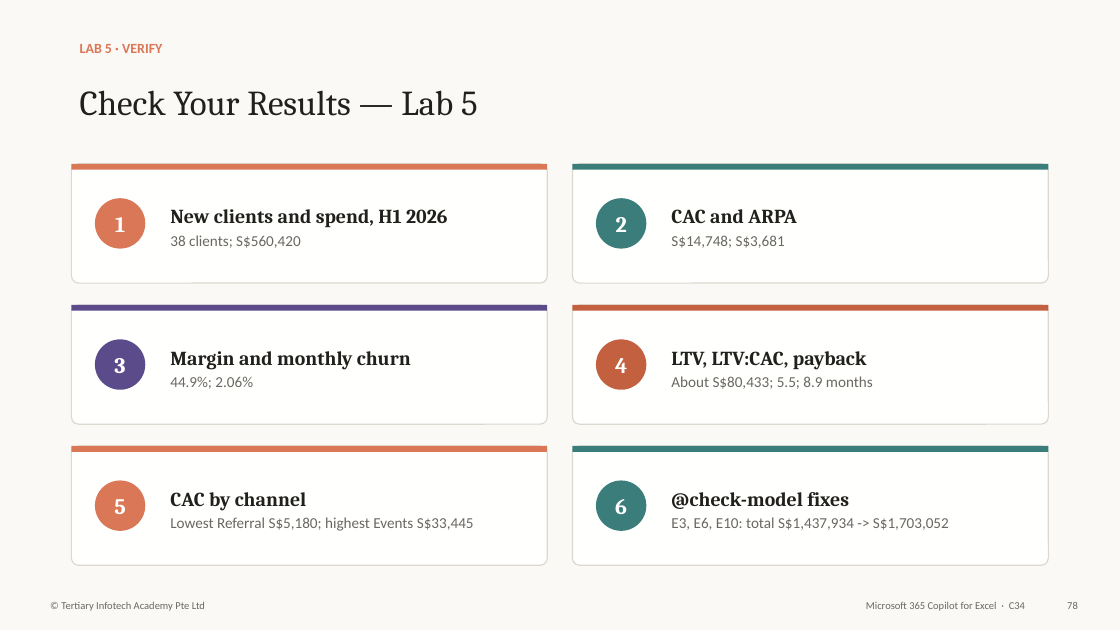
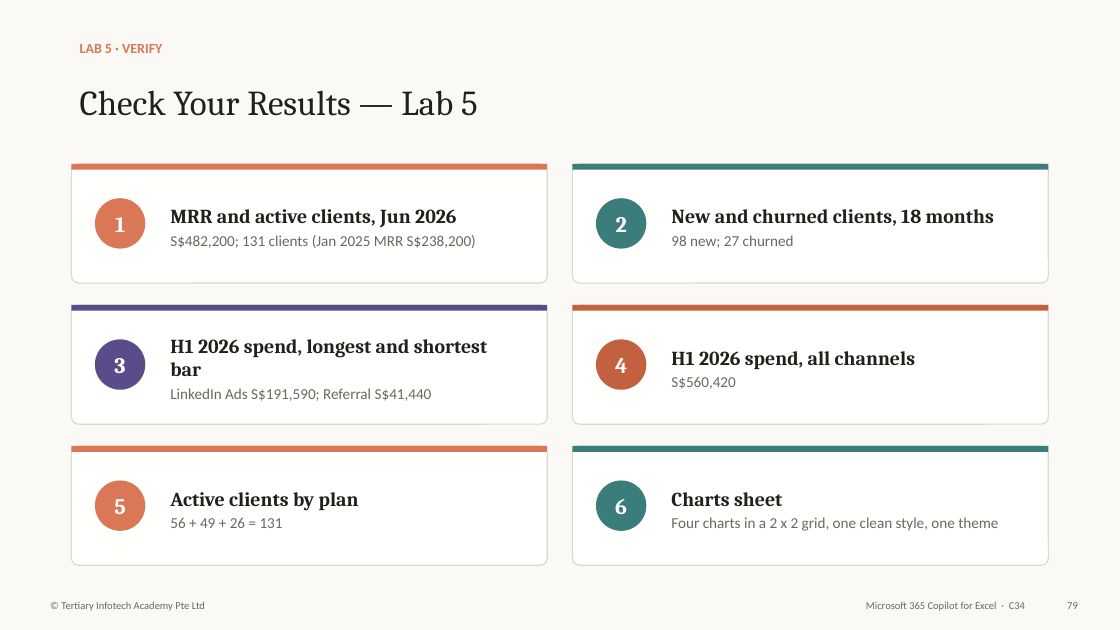
Before and after one commit to tertiarycourses/C34-Microsoft-365-Copilot-for-Excel, a slide deck: slide 80 of courseware/Microsoft 365 Copilot for Excel-v3.1.pptx (slide 79 before the commit). Drawn at 1120x630 pixels with LibreOffice and Linux fonts; fonts in the diff are those of the drawing. Boxes give left, top, right and bottom in pixels: in the first picture for what was removed or moved away, otherwise in the second. Text is boxed around its words. In the diff, an @@ line names an element or a change of style, - is before the commit and + after.

```diff
--- a/courseware/Microsoft 365 Copilot for Excel-v3.1.pptx
+++ b/courseware/Microsoft 365 Copilot for Excel-v3.1.pptx
@@ text at [170, 209, 476, 248]: text changed; size 17 to 13 pt; font Cambria to Calibri; text colour #21201C to #6B6862; bold off @@
-New clients and spend, H1 2026
-38 clients; S$560,420
+MRR and active clients, Jun 2026
+S$482,200; 131 clients (Jan 2025 MRR S$238,200)
@@ text at [671, 209, 994, 248]: text changed; size 13 to 17 pt; font Calibri to Cambria; text colour #6B6862 to #21201C; bold on @@
-CAC and ARPA
-S$14,748; S$3,681
+New and churned clients, 18 months
+98 new; 27 churned
@@ text at [170, 339, 487, 401]: text changed; size 17 to 13 pt; font Cambria to Calibri; text colour #21201C to #6B6862; bold off @@
-Margin and monthly churn
-44.9%; 2.06%
+H1 2026 spend, longest and shortest bar
+LinkedIn Ads S$191,590; Referral S$41,440
@@ text at [671, 351, 915, 389]: text changed; size 13 to 17 pt; font Calibri to Cambria; text colour #6B6862 to #21201C; bold on @@
-LTV, LTV:CAC, payback
-About S$80,433; 5.5; 8.9 months
+H1 2026 spend, all channels
+S$560,420
@@ text at [170, 492, 359, 528]: text changed; size 13 to 17 pt; font Calibri to Cambria; text colour #6B6862 to #21201C; bold on @@
-CAC by channel
-Lowest Referral S$5,180; highest Events S$33,445
+Active clients by plan
+56 + 49 + 26 = 131
@@ text at [671, 492, 998, 531]: text changed @@
-@check-model fixes
-E3, E6, E10: total S$1,437,934 -> S$1,703,052
+Charts sheet
+Four charts in a 2 x 2 grid, one clean style, one theme
```
Also in this commit, not shown: 109 other slides changed, 5 slides added, 2 slides removed, 45 other files.
